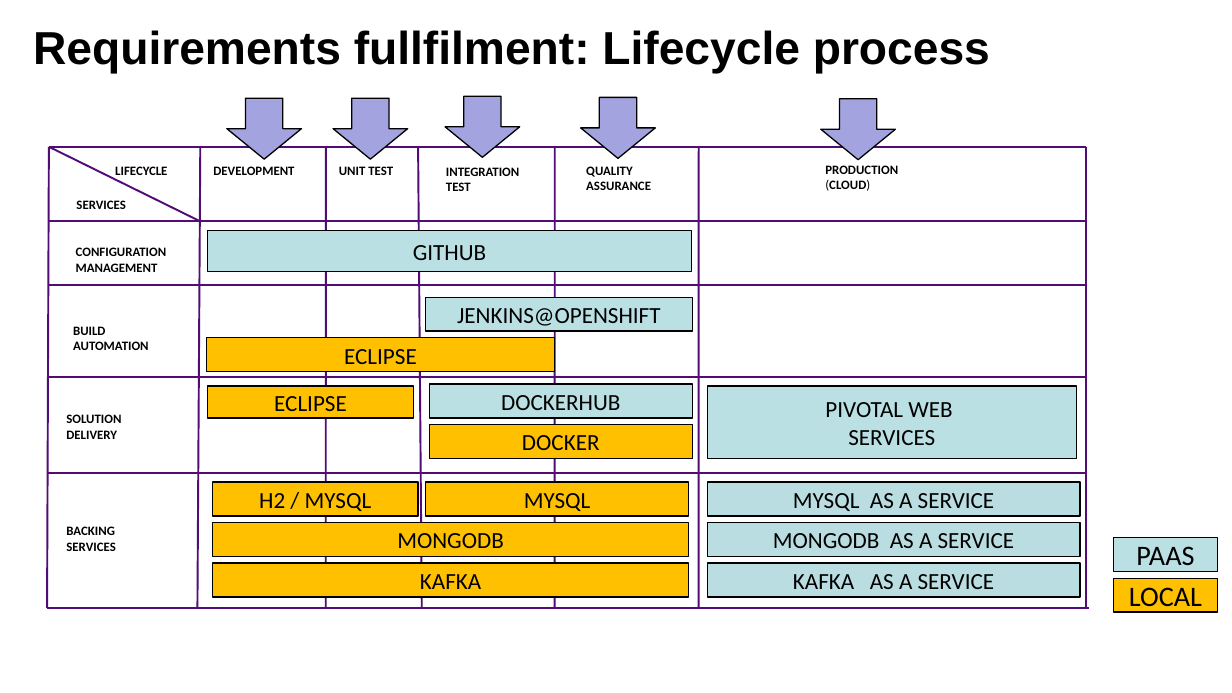
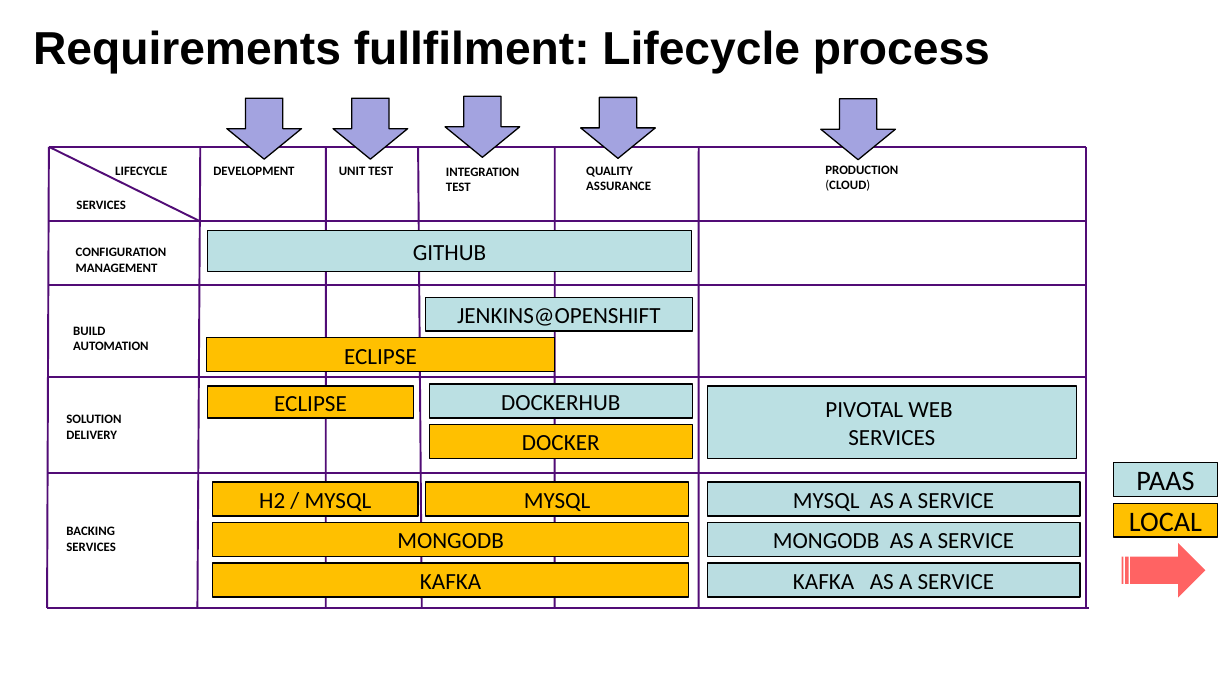
Before and after one commit to lbennardis/microS_code2016_DOCS, a slide deck: slide 17 of luigiBennardisMicroservices.pptx. Drawn at 1232x693 pixels with LibreOffice and Linux fonts; fonts in the diff are those of the drawing; background and template pictures are left out. Boxes give left, top, right and bottom in pixels: in the first picture for what was removed or moved away, otherwise in the second. Text is boxed around its words. In the diff, an @@ line names an element or a change of style, - is before the commit and + after.

```diff
--- a/luigiBennardisMicroservices.pptx
+++ b/luigiBennardisMicroservices.pptx
@@ rectangle "PAAS": place and size @@
-rectangle "PAAS" at box(1113, 538, 1218, 571)
+rectangle "PAAS" at box(1113, 462, 1218, 496)
@@ rectangle "LOCAL": place and size @@
-rectangle "LOCAL" at box(1113, 578, 1218, 612)
+rectangle "LOCAL" at box(1113, 503, 1218, 537)
@@ striped right arrow added at box(1122, 543, 1205, 598), fill #FF0000 at 61% opacity @@
```
Also in this commit, not shown: 14 other slides changed, 5 slides added, 1 slide removed.
